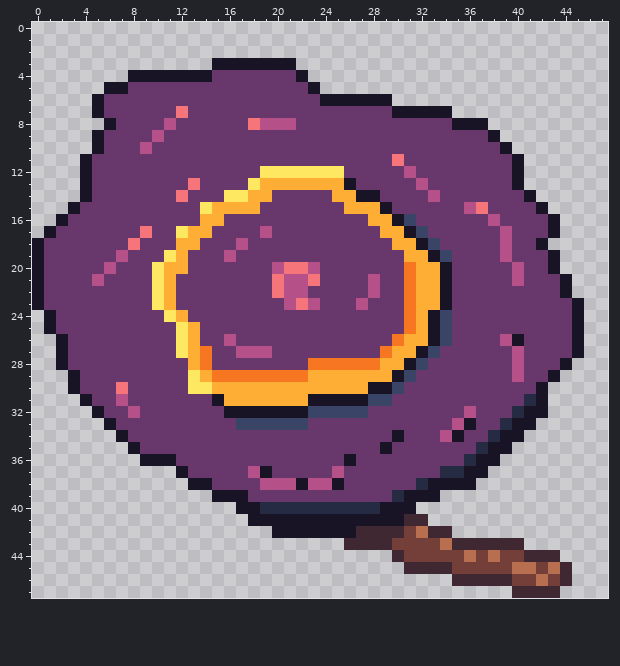
Two states of a pixel-art sprite, assets/player.png. Above is the file before it was changed.
The file is 48x48 pixels.
Now the later version:
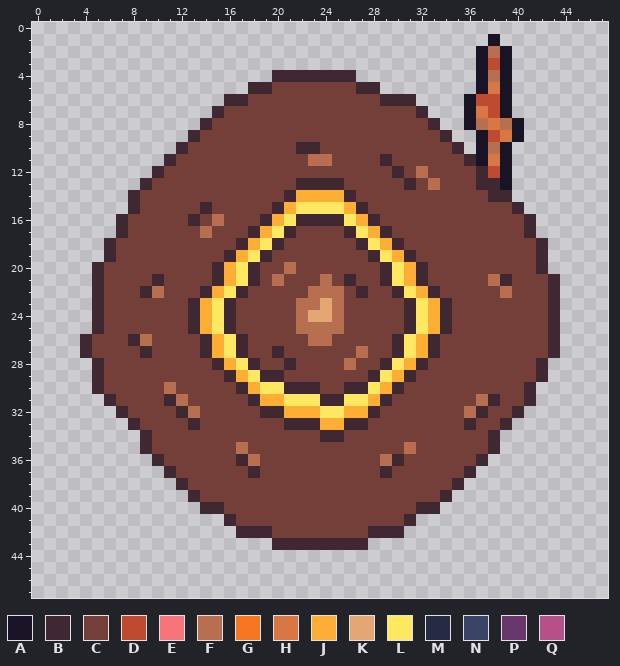
Palette (. is transparent): A #181425  B #3f2832  C #743f39  D #be4a2f  E #f6757a  F #b86f50  G #f77622  H #d87644  J #feae34  K #e4a672  L #fee761  M #262b44  N #3a4466  P #68386c  Q #b55088
Difference:
Changed rows in their new state; - is an unchanged pixel.
first column x 0:
 1 --------------------------------------A-------
 2 -------------------------------------AFA------
 3 ---------------.......---------------ADA------
 4 --------............BBBBBBB----------AFA------
 5 ------............BBCCCCCCCBB--------AHA------
 6 -----...........BBCCCCCCCCCCCBBB----ADDA------
 7 -----..........BCCCCCCCCCCCCCCCCB..-AHDA------
 8 ------........BCCCCCCCCCCCCCCCCCCB..-FHFA-----
 9 -----........BCCCCCCCCCCCCCCCCCCCCB..ADHA-----
10 -----.......BCCCCCCCCCBBCCCCCCCCCCCB.AF-------
11 ----.......BCCCCCCCCCCCFFCCCCBCCCCCCBAHA.-----
12 ----......BCCCCCCCCCCCCCCCCCCCBCFCCCCBDA.-----
13 ----.....BCCCCCCCCCCCCBBBBCCCCCBCFCCCBBA.-----
14 ----....BCCCCCCCCCCCCBJJJ-BCCCCCCCCCCCBB..----
15 ---.....BCCCCCBCCCCCBJLLLL-BCCCCCCCCCCCCB..---
16 --.....BCCCCCBCFCCCBJLBBBBLJBCCCCCCCCCCCCB..--
17 -......BCCCCCCFCCCBJLBCCCCBLJBCCCCCCCCCCCB..--
18 ......BCCCCCCCCCCBJLBCCCCCCBLJBCCCCCCCCCCCB---
19 ......BCCCCCCCCCBJLBCCCCCCCCBLJBCCCCCCCCCCB.--
20 .....BCCCCCCCCCBJLBCCFCCCCCCCBLJBCCCCCCCCCB.--
21 .....BCCCCBCCCCBJLBCFCCCFCBCCBLJBCCCCCFBCCCB.-
22 .....BCCCBFCCCBJLBCCCCCFFFCBCCBL-BCCCCCFCCCB.-
23 .....BCCCCCCCBJLBCCCCCFFKFCCCCCBL-BCCCCCCCCB..
24 -....BCCCCCCCBJLBCCCCCFKKFCCCCCBLJBCCCCCCCCB..
25 -....BCCCCCCCBJLBCCCCCFFFFCCCCCBLJBCCCCCCCCB..
26 --..BCCCBFCCCCBJLBCCCCCFFCCCCCBL-BCCCCCCCCCB..
27 --..BCCCCBCCCCBJLBCCBCCCCCCFCCBLJBCCCCCCCCCB..
28 --...BCCCCCCCCCBJLBCCBCCCCFCCBLJBCCCCCCCCCB..-
29 ---..BCCCCCCCCCCBJLBBCCCCCCCBLJBCCCCCCCCCCB.--
30 ---..BCCCCCFCCCCCB-LLBBBCCBBLJBCCCCCCCCCCB.---
31 ----..BCCCCBFCCCCCB--LLLBBLLJBCCCCCCCFBCCB.---
32 -----..BCCCCBFCCCCCBBJJJLLJJBCCCCCCCFBCCB..---
33 ------..BCCCCBCCCCCCCBBBJJBBCCCCCCCCBCCB..----
34 -------..BCCCCCCCCCCCCCCBBCCCCCCCCCCCCB..-----
35 --------.BCCCCCCCFCCCCCCCCCCCCCFCCCCCCB.------
36 ---------.BCCCCCCBFCCCCCCCCCCFBCCCCCCB.-------
37 -----------BCCCCCCBCCCCCCCCCCBCCCCCCB.--------
38 ------------BCCCCCCCCCCCCCCCCCCCCCCB.---------
39 -------------BCCCCCCCCCCCCCCCCCCCCB-----------
40 --------------BBCCCCCCCCCCCCCCCCBB------------
41 ----------------BCCCCCCCCCCCCCC-.-------------
42 -----------------BBBCCCCCCCC---....-----------
43 --------------------BBBBBB--.............-----
44 ------------------------------..............--
45 -------------------------------..............-
46 -----------------------------------..........-
47 ----------------------------------------....--
Changed places in both pictures, as pixel boxes (x1, y1, x2, y2):
changed: (32, 34, 584, 598)
